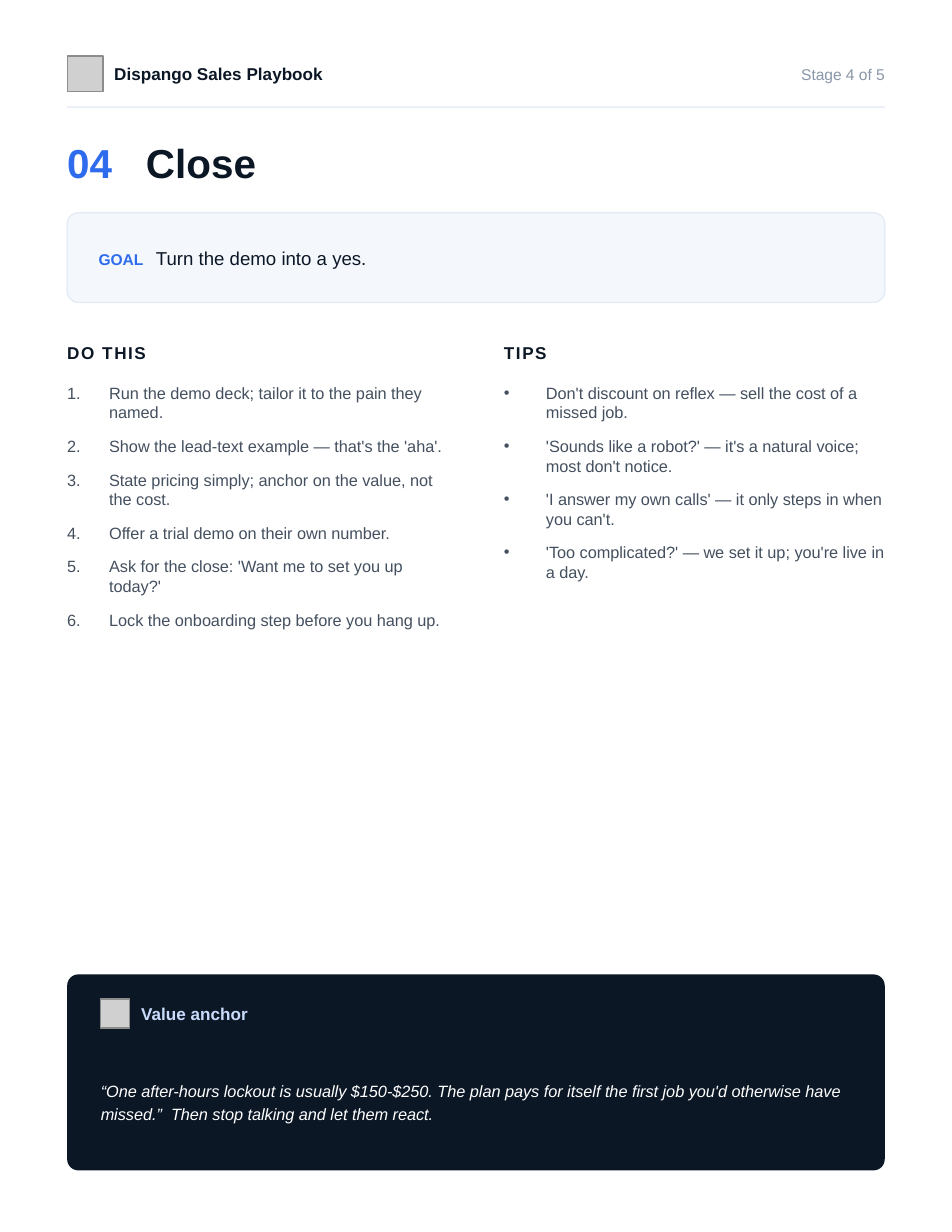
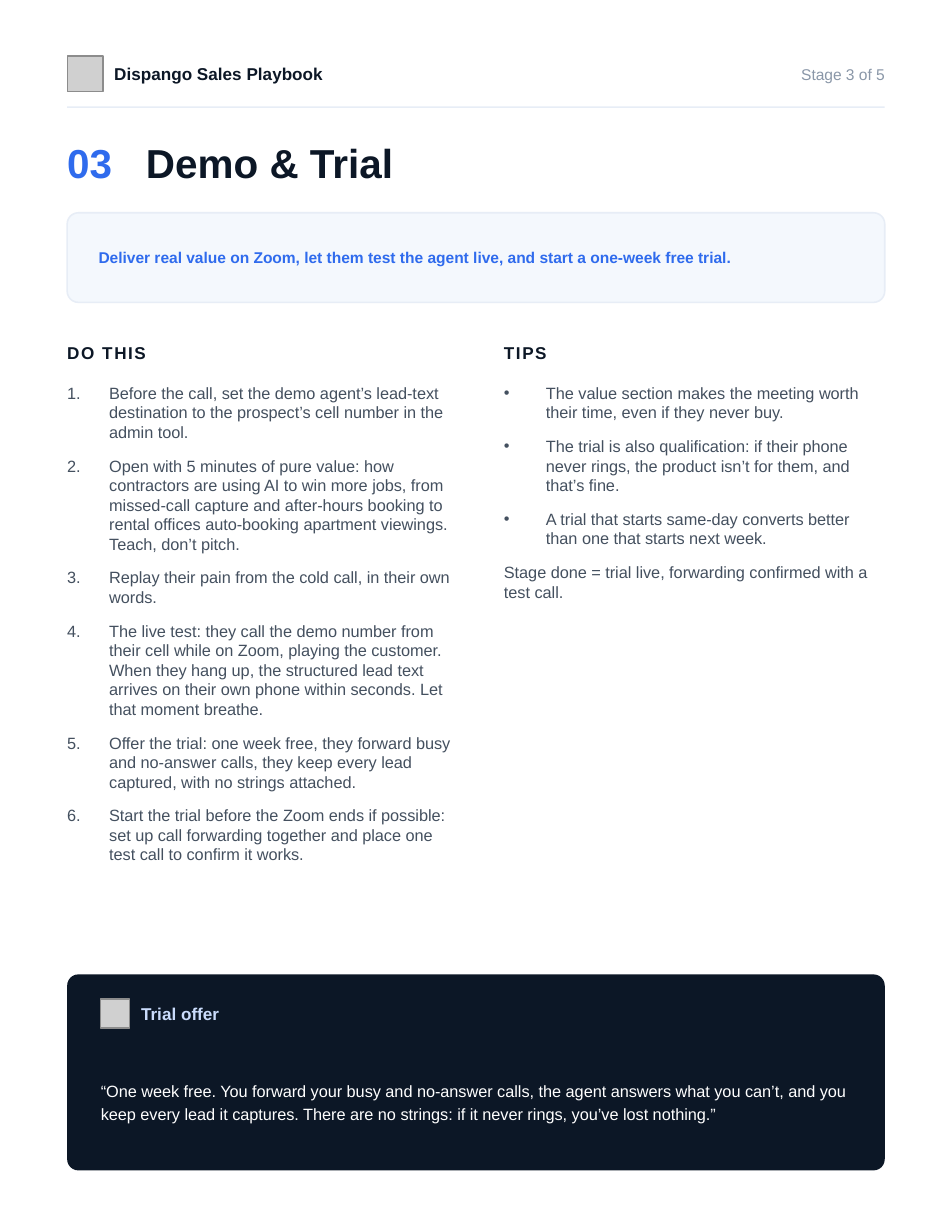
Before and after one commit to miguelangelsegura/mj-locksmith-webhook, a slide deck: slide 5 of sales/Dispango-sales-playbook.pptx (slide 6 before the commit). Drawn at 952x1232 pixels with LibreOffice and Linux fonts; fonts in the diff are those of the drawing; grey boxes stand for pictures. Boxes give left, top, right and bottom in pixels: in the first picture for what was removed or moved away, otherwise in the second. Text is boxed around its words. In the diff, an @@ line names an element or a change of style, - is before the commit and + after.

```diff
--- a/sales/Dispango-sales-playbook.pptx
+++ b/sales/Dispango-sales-playbook.pptx
@@ text at (x1=801, y1=69, x2=885, y2=83): text changed @@
-Stage 4 of 5
+Stage 3 of 5
@@ text at (x1=67, y1=148, x2=393, y2=179): text changed @@
-04 Close
+03 Demo & Trial
@@ text at (x1=99, y1=251, x2=731, y2=267): text changed; size 12 to 10 pt; text colour #0C1726 to #2F6BED; bold on @@
-GOAL Turn the demo into a yes.
+Deliver real value on Zoom, let them test the agent live, and start a one-week free trial.
@@ text at (x1=109, y1=387, x2=450, y2=860): text changed @@
-1. Run the demo deck; tailor it to the pain they named.
-2. Show the lead-text example — that's the 'aha'.
-3. State pricing simply; anchor on the value, not the cost.
-4. Offer a trial demo on their own number.
-5. Ask for the close: 'Want me to set you up today?'
-6. Lock the onboarding step before you hang up.
+1. Before the call, set the demo agent’s lead-text destination to the prospect’s cell number in the admin tool.
+2. Open with 5 minutes of pure value: how contractors are using AI to win more jobs, from missed-call capture and after-hours booking to rental offices auto-booking apartment viewings. Teach, don’t pitch.
+3. Replay their pain from the cold call, in their own words.
+4. The live test: they call the demo number from their cell while on Zoom, playing the customer. When they hang up, the structured lead text arrives on their own phone within seconds. Let that moment breathe.
+5. Offer the trial: one week free, they forward busy and no-answer calls, they keep every lead captured, with no strings attached.
+6. Start the trial before the Zoom ends if possible: set up call forwarding together and place one test call to confirm it works.
@@ text at (x1=504, y1=387, x2=867, y2=598): text changed @@
-• Don't discount on reflex — sell the cost of a missed job.
-• 'Sounds like a robot?' — it's a natural voice; most don't notice.
-• 'I answer my own calls' — it only steps in when you can't.
-• 'Too complicated?' — we set it up; you're live in a day.
+• The value section makes the meeting worth their time, even if they never buy.
+• The trial is also qualification: if their phone never rings, the product isn’t for them, and that’s fine.
+• A trial that starts same-day converts better than one that starts next week.
+Stage done = trial live, forwarding confirmed with a test call.
@@ text at (x1=141, y1=1007, x2=219, y2=1020): text changed @@
-Value anchor
+Trial offer
@@ text at (x1=101, y1=1085, x2=846, y2=1124): text changed; italic off @@
-“One after-hours lockout is usually $150-$250. The plan pays for itself the first job you'd otherwise have missed.” Then stop talking and let them react.
+“One week free. You forward your busy and no-answer calls, the agent answers what you can’t, and you keep every lead it captures. There are no strings: if it never rings, you’ve lost nothing.”
```
Also in this commit, not shown: 7 other slides changed, 1 slide added.
